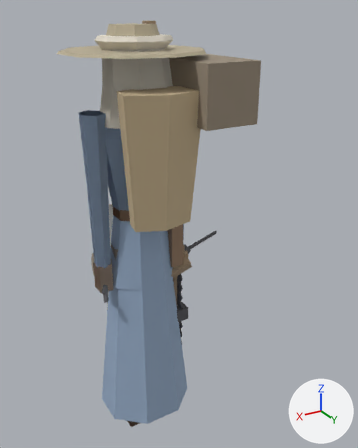
A saved change to the glTF model game/assets/modelle/figur_elb.glb.
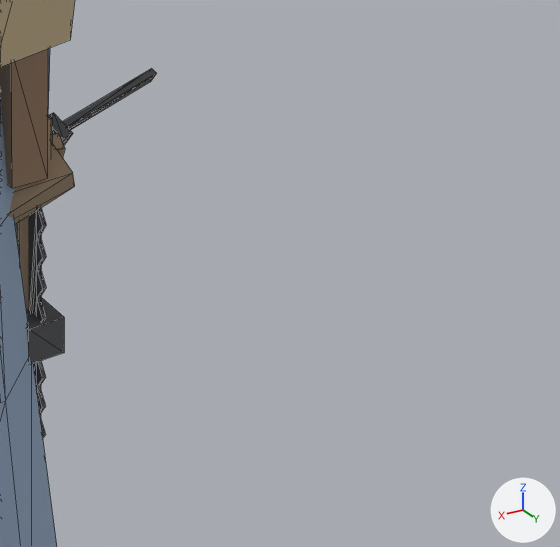
Each version appears first whole from a 50 mm lens placed at (0.914, 1.873, 1.992), pointed at (-0.161, 0.08, 1.095), and next in a close-up on the part from 47% to 96% of the width and 47% to 85% of the height. Arrows for +X, +Y and +Z are at lower right; the lights stay in place. The older version's two pictures come first. The close-ups show mesh edges as thin lines.

The first close-up shows 'Drechseleisen', 'Hacke', 'Hammer', 'Hobel', 'Kiepe', 'Koerper_Frau', 'Koerper_Mann', 'Saege', 'Tasche' and 1 more.
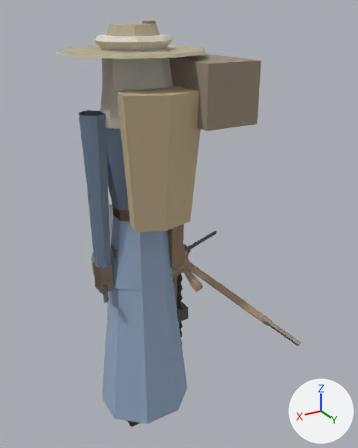
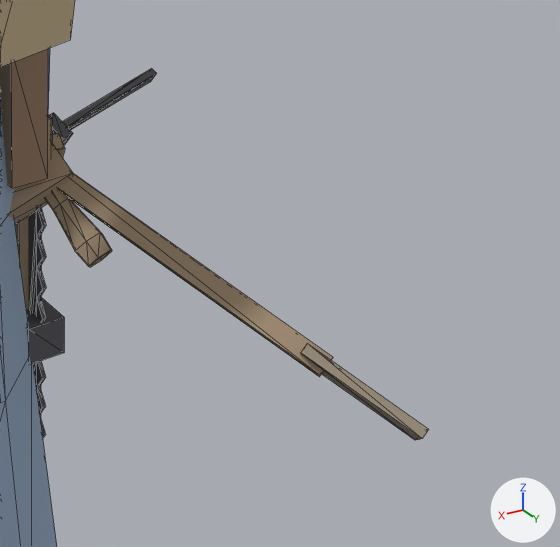
Where the change shows, as pixel boxes (x1, y1, x2, y2) in the close-ups (560 x 547 px):
'Kelle', added: after (58, 173, 429, 440)
'Stoessel', added (brown): after (45, 189, 112, 267)

The change, as a list of edits to the scene's bpy script:
```text
Add me_stoessel:
    me_stoessel.from_pydata(...)  # 36 vertices, 44 faces; spans x -0.257..-0.161, y -0.061..0.165, z 0.745..0.942
    me_stoessel.materials.append(mat_figur)
Add me_kelle:
    me_kelle.from_pydata(...)  # 16 vertices, 24 faces; spans x -0.541..-0.125, y -0.09..0.587, z 0.566..0.949
    me_kelle.materials.append(mat_figur)
Add ob_stoessel:
    ob_stoessel = bpy.data.objects.new('Stoessel', me_stoessel)
    ob_stoessel.location = (0.0, 0.0, 0.0)
Add ob_kelle:
    ob_kelle = bpy.data.objects.new('Kelle', me_kelle)
    ob_kelle.location = (0.0, 0.0, 0.0)
```
